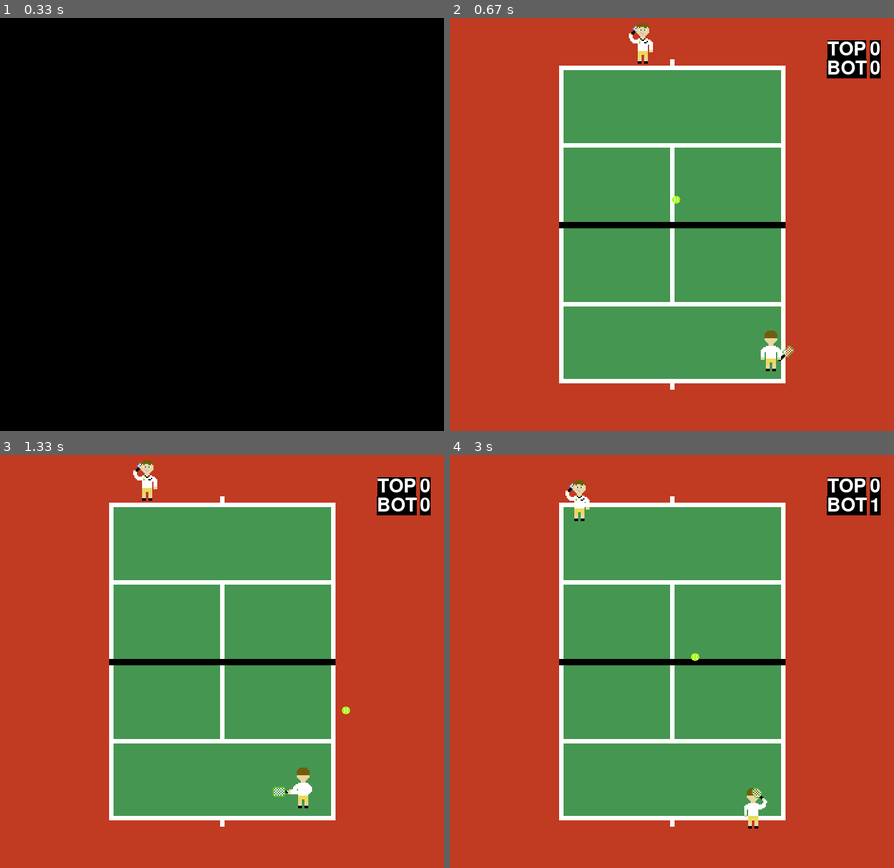
Above: before the commit, frames 1-4 (two rows, left to right).
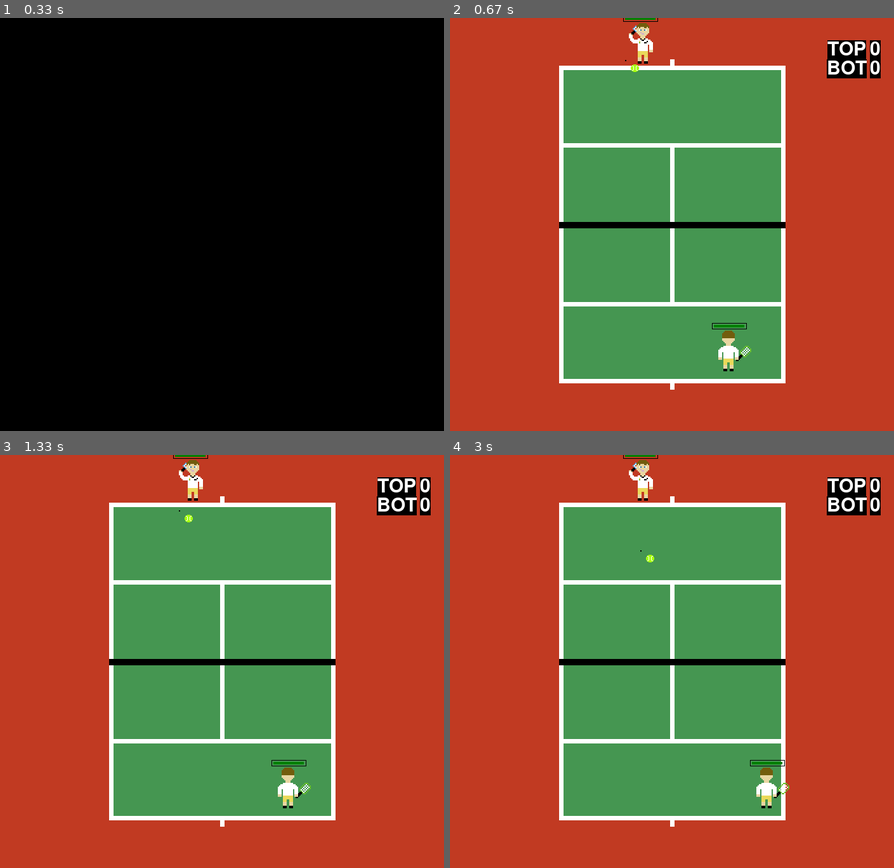
Above: after the commit, the same moments.

Repository: rafaelmcandeias/AASMA
Game: pygame game, started from Tennis_Game/tennis.py
The game is run twice, just before and just after one commit, with the same random seed, the same clock (stepped at 60 frames per second) and the same inputs.
Inputs:
- Up to frame 1 (0.33 s): no input
- Up to frame 2 (0.67 s): tap Right Shift at 0.33 s
- Up to frame 3 (1.33 s): no input
- Up to frame 4 (3 s): no input

Frame 1 is identical in both runs. In frame 2, 0.8% of the frame differs, in the area x 39-78%, y 0-86%; in frame 3, 1.2%; in frame 4, 1.3%, in the area x 26-97%, y 0-91%.

Commit message:
stamina bar, merge, shadow porreira, file agents with several agents

Diff:
--- a/Tennis_Game/Agents.txt
+++ b/Tennis_Game/Agents.txt
@@ -1,17 +1,17 @@
 # 0 < Energy <= 1
-# 5.5 < Force <
+# 4 < Force <= 7
 # Name Speed Force Energy Mode
-#Random_S_W_W 7 5.5 0.5 random
-#Random_W_S_W 4 7 0.5 random
+#Random_S_W_W 7 5.5 1 random
+#Random_W_S_W 4 7 1 random
 #Random_W_W_S 4 5.5 1 random
 #
-#Beginner_S_W_W 7 5.5 0.5 beginner
-#Beginner_W_S_W 4 7 0.5 beginner
+Beginner_S_W_W 5 5.5 1 beginner
+Beginner_W_S_W 4 7 1 beginner
 #Beginner_W_W_S 4 5.5 1 beginner
 #
-Expert_S_W_W 7 5.5 0.5 expert
-Expert_W_S_W 4 7 0.5 expert
-Expert_W_W_S 4 5.5 1 expert
+#Expert_S_W_W 7 5.5 0.5 expert
+#Expert_W_S_W 4 7 0.5 expert
+#Expert_W_W_S 4 5.5 1 expert
 #
 #Pro_S_W_W 7 5.5 0.5 pro
 #Pro_W_S_W 4 7 0.5 pro
--- a/Tennis_Game/lib.py
+++ b/Tennis_Game/lib.py
@@ -133,15 +133,36 @@
     screen.blit(scorebox2, scoreRect2)
 
 
+# Function to draw the stamina bar
+def draw_bars(screen, top_player, bottom_player):
+    barPosTop = (top_player.rect.topleft[0] + 5 ,top_player.rect.topleft[1] - 12)
+    barPosBottom = (bottom_player.rect.topleft[0] - 10,bottom_player.rect.topleft[1] - 12)
+    barSize = (55, 10)
+    borderColor = (0,0,0)
+    barColor = (0,128,0)
+
+    # Draws top player's stamina
+    pygame.draw.rect(screen, borderColor, (barPosTop, barSize), 1)
+    innerPos = (barPosTop[0] + 3, barPosTop[1] + 3)
+    innerSize = ((barSize[0] - 6) * top_player.stamina, barSize[1] - 6)
+    pygame.draw.rect(screen, barColor, (innerPos, innerSize))
+
+    # Draws bottom player's stamina
+    pygame.draw.rect(screen, borderColor, (barPosBottom, barSize), 1)
+    innerPos = (barPosBottom[0] + 3, barPosBottom[1] + 3)
+    innerSize = ((barSize[0] - 6) * bottom_player.stamina, barSize[1] - 6)
+    pygame.draw.rect(screen, barColor, (innerPos,innerSize))
+
+
 # Function to compute step for each agent
-def steps(player_to_strike, bottom_player, top_player, tennisBall):
+def steps(screen, player_to_strike, bottom_player, top_player, tennisBall):
 
     # Compute bot agent step. HIT or None
     hit_bot = step_bp(player_to_strike, bottom_player, top_player, tennisBall, bottom_player.mode)
     # Compute top agent step
     hit_top = step_tp(player_to_strike, bottom_player, top_player, tennisBall, top_player.mode)
     # Update ball position
-    event = tennisBall.update_position()
+    event = tennisBall.update_position(screen)
 
     # Has any agent stroke the ball
     if hit_bot == HIT or hit_top == HIT:
@@ -214,14 +235,14 @@
 
         # Serving time and server serves
         if serve_flag:
-            tennisBall.serve(server)
+            tennisBall.serve(server, screen)
             serve_flag = False
 
         # Only computes rest if service was successful or it was not to serve
         else:
             # Players and ball only move if there was a service
             # update. compute steps
-            hit = steps(player_to_strike, bottom_player, top_player, tennisBall)
+            hit = steps(screen, player_to_strike, bottom_player, top_player, tennisBall)
 
             # Player to strike striked the ball. Change it
             if hit == HIT:
@@ -232,10 +253,6 @@
 
             # Check if a point was scored
             point = tennisBall.scored_point(player_to_strike, hit)
-
-            all_sprites.draw(screen)
-            pygame.display.update()
-            clock.tick(60)
 
             # player scored
             if point == BOT_WON or point == TOP_WON:
@@ -258,6 +275,13 @@
                 render(screen, top_player_score, bottom_player_score)
                 serve_flag = True
 
+            # Health bars
+            draw_bars(screen, top_player, bottom_player)
+
+            all_sprites.draw(screen)
+            pygame.display.update()
+            clock.tick(60)
+
         # To exit game
         for event in pygame.event.get():
             if event.type == pygame.QUIT:
@@ -267,6 +291,7 @@
                     carryOn = False
 
         print("-----------------------------------")
+        sleep(0.2)
 
     return top_player_score, bottom_player_score
 
--- a/Tennis_Game/sprites.py
+++ b/Tennis_Game/sprites.py
@@ -42,11 +42,13 @@
 NET_HEIGHT = 1.07
 HIT_HEIGHT = 1.5
 
-# Vars for physichs
+# Vars for physichs m/s²
 AIR_RESISTANCE = 0.99
-GRAVITY = 4e-3
-# Assume constant time passes between frames in milliseconds
-TIME = 2.9
+GRAVITY = 9.8
+# Assume constant time passes between frames in seconds
+TIME = 16e-3
+
+BLACK = (0, 0, 0)
 
 # ------------------------------------------------------------
 
@@ -117,7 +119,6 @@
     # Function to update a player's position
     def update(self, action):
         # Get key pressed
-        keyState = pygame.key.get_pressed()
         pressed = False
 
         # Left
@@ -200,6 +201,7 @@
         self.speedx = 0
         self.speedy = 0
         self.speedz = 0
+        self.hit_ground_pos = (0, 0)
         # Ball height.
         self.z = HIT_HEIGHT
         # Number of bounces
@@ -276,7 +278,7 @@
 
             force = player.choose_force()
 
-        speedy = (abs(force) - abs(speedx)) * rnd.uniform(0.75, 0.95)
+        speedy = (abs(force) - abs(speedx)) * rnd.uniform(0.7, 0.8)
         if isinstance(player, Bottom_player):
             speedy = -speedy
         speedz = abs(force) - abs(speedx) - abs(speedy)
@@ -285,28 +287,43 @@
 
 
     # Method to update the ball position
-    def update_position(self):
+    def update_position(self, screen):
         desloc_x, desloc_y = 0, 0
 
         # Movement requires update only if it is not stopped
         if self.speedx != 0:
-            self.speedx *= AIR_RESISTANCE
-            desloc_x += self.speedx * TIME
+            self.speedx -= (AIR_RESISTANCE/2) * (TIME**2)
+            desloc_x += self.speedx * TIME * 100
 
         # Updates desloc_y ball
         if self.speedy != 0:
-            self.speedy *= AIR_RESISTANCE
-            desloc_y += self.speedy * TIME
+            self.speedy -= (AIR_RESISTANCE/2) * (TIME**2)
+            desloc_y += self.speedy * TIME * 100
 
         # Updates posz ball
         # Gravity is always reducing z
         if self.z > 0:
-            self.speedz -= (GRAVITY/2) * (TIME**2)
+            self.speedz -= (GRAVITY/2) * (TIME**2) * 40
             self.z += self.speedz * TIME
             if self.z < 0:
                 self.z = 0
 
-        print(desloc_x, desloc_y, self.z)
+
+        # Ball left the board without touching the ground
+        if self.z > 0 and self.ground == 0:
+            # Top player hitted the ball
+            if self.speedy > 0 and self.rect.y > LIMIT_BOT:
+                    print("NEEDS TO TOUCH FIELD ONCE")
+                    return FAULT
+            # Bot player hitted the ball
+            if self.speedy < 0 and self.rect.y < LIMIT_TOP:
+                print("NEEDS TO TOUCH FIELD ONCE")
+                return FAULT
+            # Ball left the x limits
+            if self.rect.x <= LIMIT_LEFT or self.rect.x >= LIMIT_RIGHT:
+                print("NEEDS TO TOUCH FIELD ONCE")
+                return FAULT
+
         # z <= 0 -> Bounce on the ground
         if self.z <= 0 and self.ground == 0:
             # Ball touched out of bounds x
@@ -337,7 +354,6 @@
             self.ground = 1
             self.speedz -= (GRAVITY/2) * (TIME**2)
             self.z += self.speedz * TIME
-            self.compute_shadow()
 
         # z <= 0 and Second bounce -> Point
         elif self.z <= 0 and self.ground == 1:
@@ -349,24 +365,34 @@
         # Updates rect only if it is moving
         if self.speedx != 0 or self.speedy != 0:
             self.rect = self.rect.move(desloc_x, desloc_y)
+            self.compute_shadow(screen)
 
         # Ball could not pass the net
         if (LIMIT_LEFT_NET <= self.rect.x <= LIMIT_RIGHT_NET) and (LIMIT_TOP_NET <= self.rect.y <= LIMIT_BOTTOM_NET) and self.z <= NET_HEIGHT:
             print("NET")
             return FAULT
 
+        print(self.rect.x, self.rect.y, self.z)
         return None
 
 
     # Method to put a shadow where the ball will land
-    def compute_shadow(self):
-        pass
+    def compute_shadow(self, screen):
+        if self.z == 0:
+            radius = 1/0.1
+        else:
+            radius = 1/self.z * 2
+
+        if radius > 5:
+            radius = 5
+
+        pygame.draw.circle(screen, BLACK, (self.rect.x + 3, self.rect.y + 3), radius)
 
 
     # Method to make a service
-    def serve(self, server):
+    def serve(self, server, screen):
         effect = pygame.mixer.Sound('tennisserve.wav')
-        effect.play(0)
+        #effect.play(0)
 
         self.z = HIT_HEIGHT
         if isinstance(server, Top_player):
@@ -385,9 +411,8 @@
 
         print("Serve speed", self.speedx, self.speedy, self.speedz)
 
-        self.compute_shadow()
         # Updates ball position, given it's speed
-        self.update_position()
+        self.update_position(screen)
 
         self.ground = 0
 
@@ -429,7 +454,7 @@
     # Updates ball movement when an agent hits the ball
     def strike(self, player_to_strike, action):
         effect = pygame.mixer.Sound('tennisserve.wav')
-        effect.play(0)
+        #effect.play(0)
         # Reset ball's height
         self.z = HIT_HEIGHT
         # Get ball speeds
@@ -450,9 +475,6 @@
         elif self.rect.x < player_to_strike.rect.x - 10:
             player_to_strike.image = image_backhand
 
-        # renders shadow where ball will fall
-        self.compute_shadow()
-
         self.ground = 0
 
         return HIT
